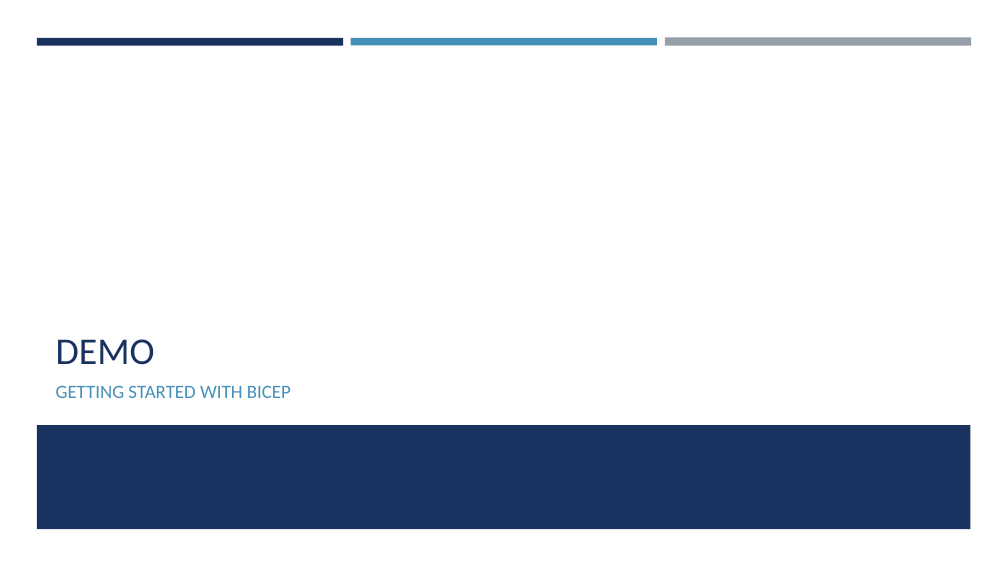
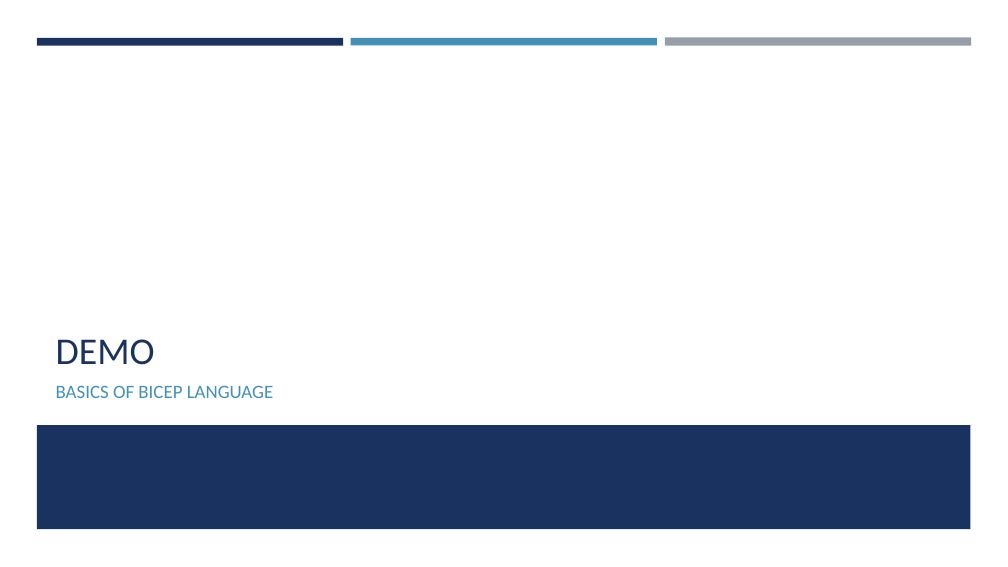
Before and after one commit to rchaganti/GAB2021, a slide deck: slide 6 of Bicep/Azure_Bicep-Ravikanth-Chaganti.pptx. Drawn at 1008x567 pixels with LibreOffice and Linux fonts; fonts in the diff are those of the drawing. Boxes give left, top, right and bottom in pixels: in the first picture for what was removed or moved away, otherwise in the second. Text is boxed around its words. In the diff, an @@ line names an element or a change of style, - is before the commit and + after.

```diff
--- a/Bicep/Azure_Bicep-Ravikanth-Chaganti.pptx
+++ b/Bicep/Azure_Bicep-Ravikanth-Chaganti.pptx
@@ text at (56, 385, 274, 398): text changed @@
-GETTING STARTED WITH BICEP
+BASICS OF BICEP LANGUAGE
```
Also in this commit, not shown: 1 other slide changed.
